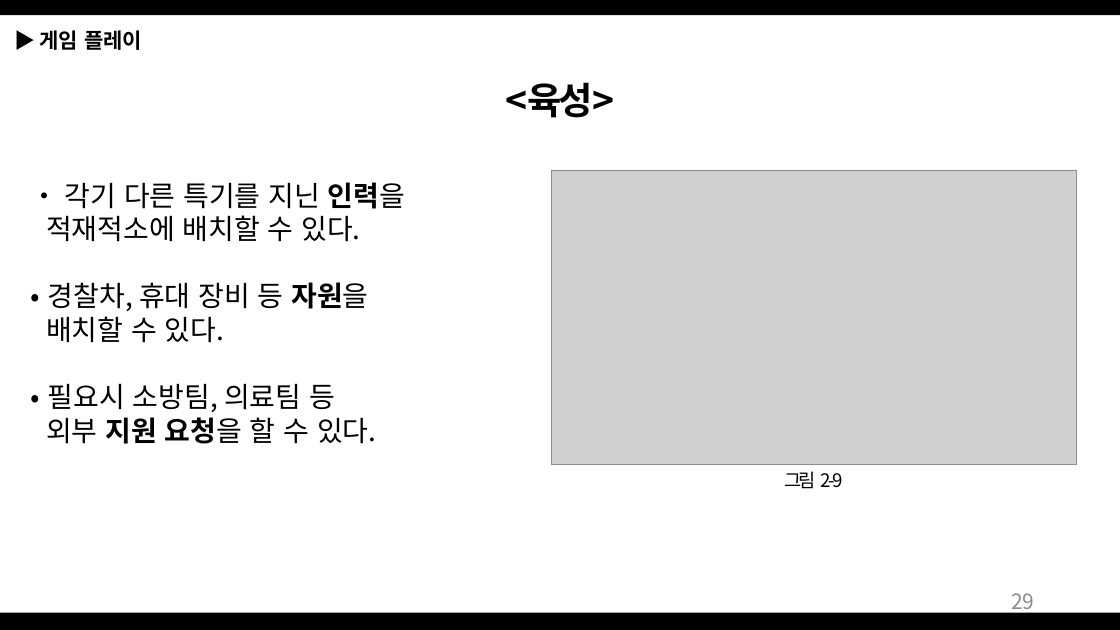
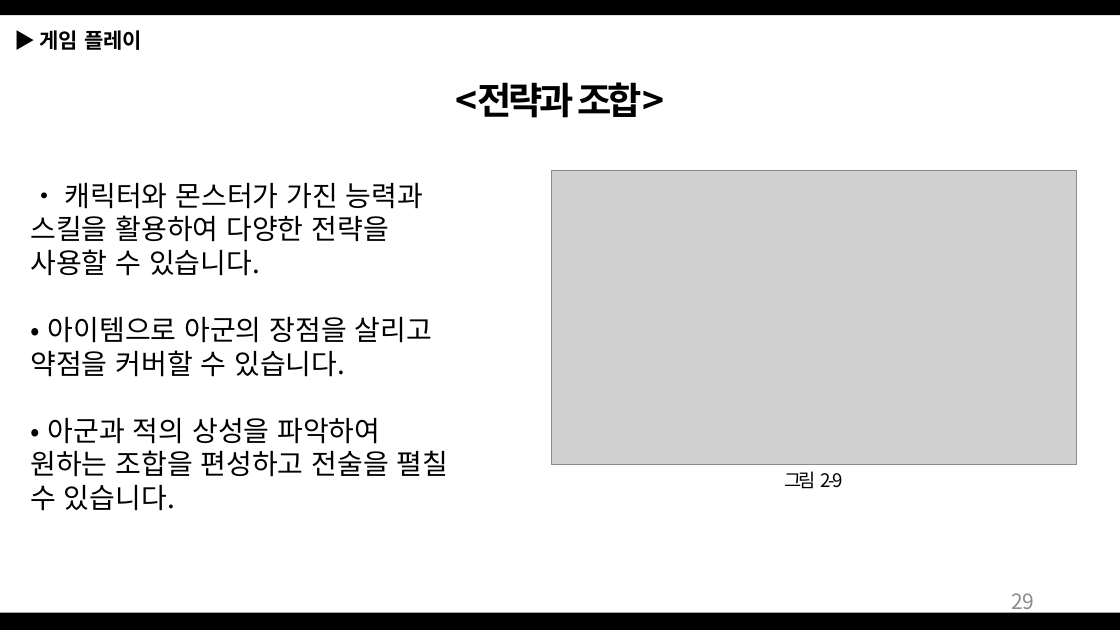
Before and after one commit to Bumizi/GameDesign, a slide deck: slide 29 of 2018 동계방학 기획자 특훈/Dungeon Tamer_190103.pptx. Drawn at 1120x630 pixels with LibreOffice and Linux fonts; fonts in the diff are those of the drawing; grey boxes stand for pictures. Boxes give left, top, right and bottom in pixels: in the first picture for what was removed or moved away, otherwise in the second. Text is boxed around its words. In the diff, an @@ line names an element or a change of style, - is before the commit and + after.

```diff
--- a/2018 동계방학 기획자 특훈/Dungeon Tamer_190103.pptx
+++ b/2018 동계방학 기획자 특훈/Dungeon Tamer_190103.pptx
@@ text at [455,82,664,118]: text changed @@
-<육성>
+<전략과 조합>
@@ text at [30,182,449,511]: text changed @@
-• 각기 다른 특기를 지닌 인력을
-적재적소에 배치할 수 있다.
-• 경찰차, 휴대 장비 등 자원을
-배치할 수 있다.
-• 필요시 소방팀, 의료팀 등
-외부 지원 요청을 할 수 있다.
+• 캐릭터와 몬스터가 가진 능력과 스킬을 활용하여 다양한 전략을 사용할 수 있습니다.
+• 아이템으로 아군의 장점을 살리고 약점을 커버할 수 있습니다.
+• 아군과 적의 상성을 파악하여 원하는 조합을 편성하고 전술을 펼칠 수 있습니다.
```
Also in this commit, not shown: 12 other slides changed.
